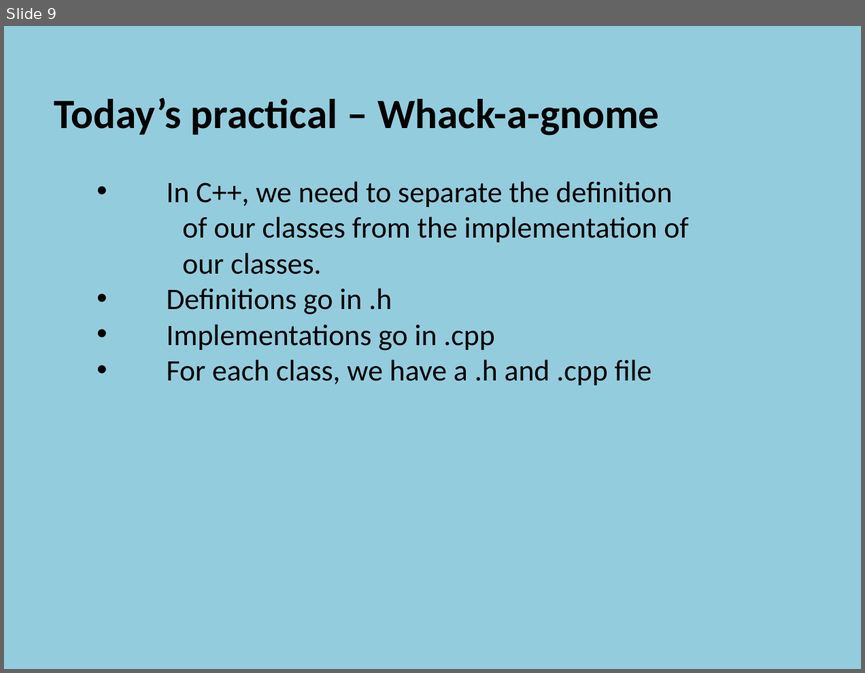
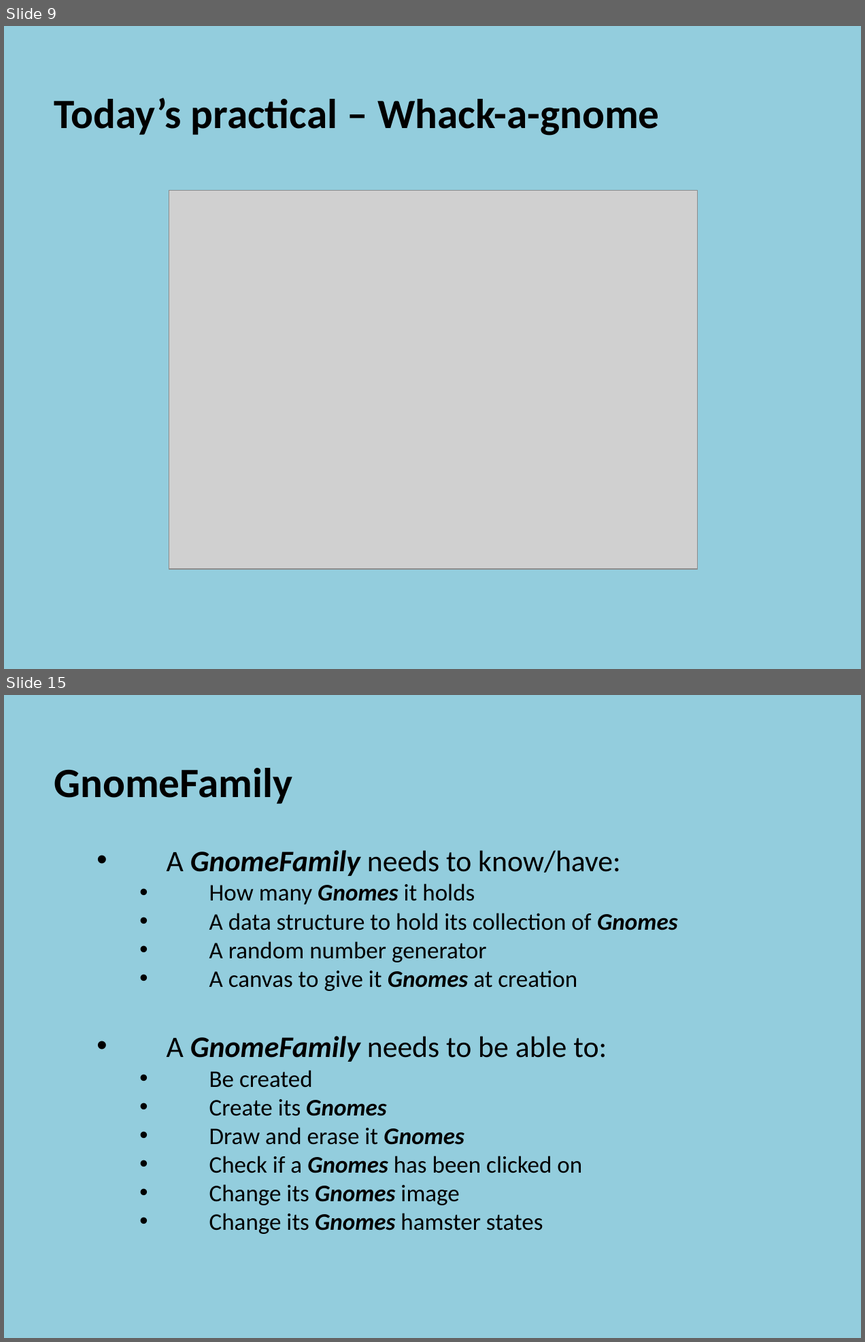
Before and after one commit to szetko/course-materials, a slide deck: Programming 4/02.2 Event Loops/02.2 Event Loops.pptx. Shown one above the other, each under a label of ours: slide 9 before the commit, slides 9 and 15 after it; the slides between them are not shown. The pictures are 865x673 and 865x1342 pixels, drawn with LibreOffice and Linux fonts; fonts in the diff are those of the drawing; grey boxes stand for pictures. Boxes give left, top, right and bottom in pixels: in the first picture for what was removed or moved away, otherwise in the second. Text is boxed around its words. In the diff, an @@ line names an element or a change of style, - is before the commit and + after.

```diff
--- a/Programming 4/02.2 Event Loops/02.2 Event Loops.pptx
+++ b/Programming 4/02.2 Event Loops/02.2 Event Loops.pptx
@@ slide 15 added at <box>4,695,861,1338</box>, background #93CDDD @@
@@ text added at <box>54,768,677,1234</box>, 20 pt, text #000000 @@
+  GnomeFamily
+    • A GnomeFamily needs to know/have:
+      • How many Gnomes it holds
+      • A data structure to hold its collection of Gnomes
+      • A random number generator
+      • A canvas to give it Gnomes at creation
+    • A GnomeFamily needs to be able to:
+      • Be created
+      • Create its Gnomes
+      • Draw and erase it Gnomes
+      • Check if a Gnomes has been clicked on
+      • Change its Gnomes image
+      • Change its Gnomes hamster states
@@ slide 9 changed as well @@
@@ text at <box>167,181,688,385</box>: paragraphs removed @@
-    • In C++, we need to separate the definition
-    of our classes from the implementation of
-    our classes.
-    • Definitions go in .h
-    • Implementations go in .cpp
-    • For each class, we have a .h and .cpp file
@@ picture added at <box>169,191,697,569</box> @@
```
Also in this commit, not shown: 3 other slides changed, 17 other slides added, 21 slides removed, 2 other files.
